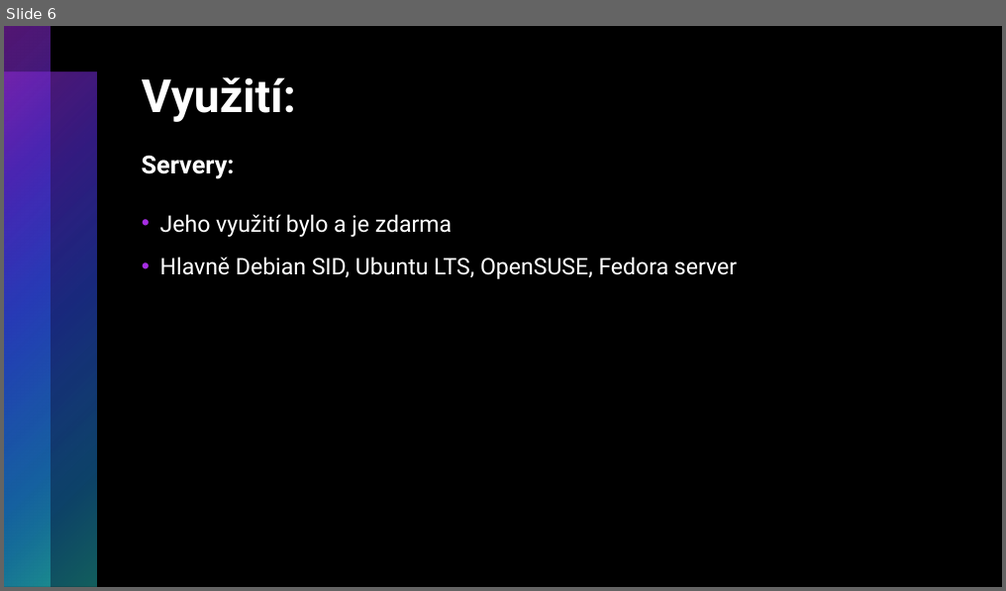
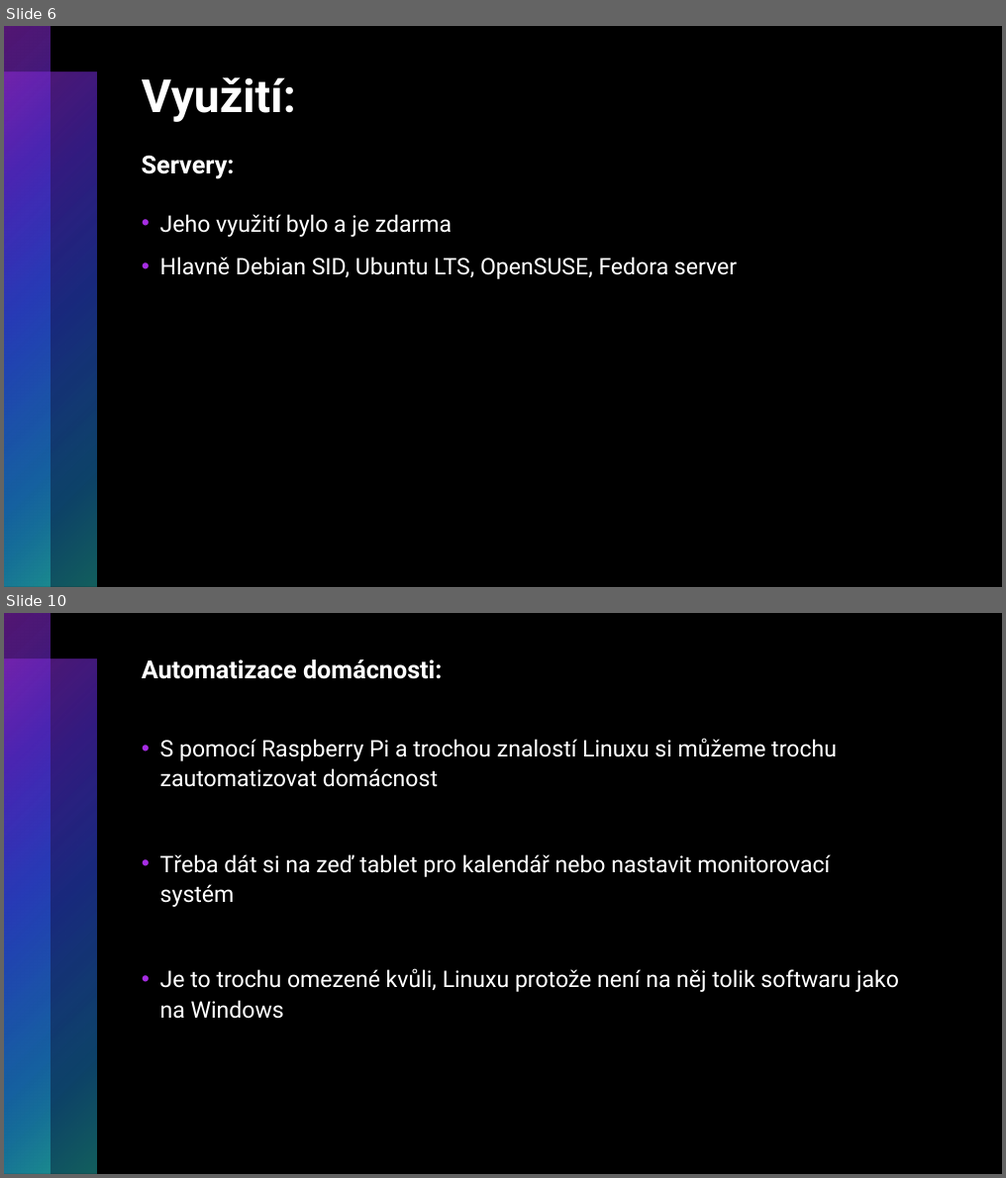
Before and after one commit to RadRoz12/Linux, a slide deck: Linux.pptx. Shown one above the other, each under a label of ours: slide 6 before the commit, slides 6 and 10 after it; the slides between them are not shown. The pictures are 1006x591 and 1006x1178 pixels, drawn with LibreOffice and Linux fonts; fonts in the diff are those of the drawing. Boxes give left, top, right and bottom in pixels: in the first picture for what was removed or moved away, otherwise in the second. Text is boxed around its words. In the diff, an @@ line names an element or a change of style, - is before the commit and + after.

```diff
--- a/Linux.pptx
+++ b/Linux.pptx
@@ slide 10 added at bbox=[4, 613, 1002, 1174], background #000000; not listed: 2 template elements that a slide beside it also shows @@
@@ title added at bbox=[142, 660, 442, 679], 24 pt, text #FFFFFF, bold @@
+Automatizace domácnosti:
@@ text added at bbox=[160, 738, 899, 1019], 22 pt, text #FFFFFF @@
+• S pomocí Raspberry Pi a trochou znalostí Linuxu si můžeme trochu zautomatizovat domácnost
+• Třeba dát si na zeď tablet pro kalendář nebo nastavit monitorovací systém
+• Je to trochu omezené kvůli, Linuxu protože není na něj tolik softwaru jako na Windows
```
Also in this commit, not shown: 1 slide changed, 4 other slides added.
